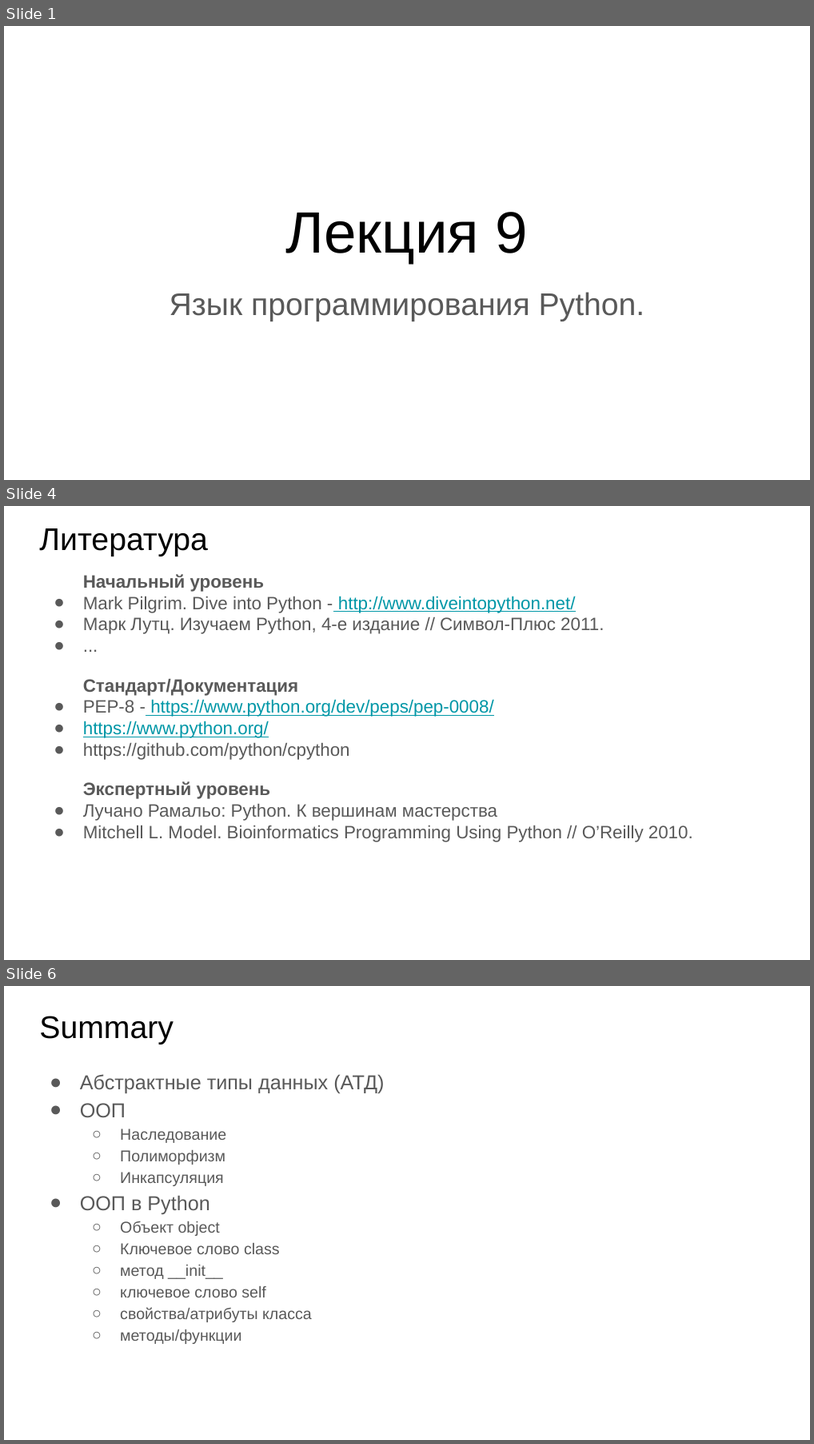
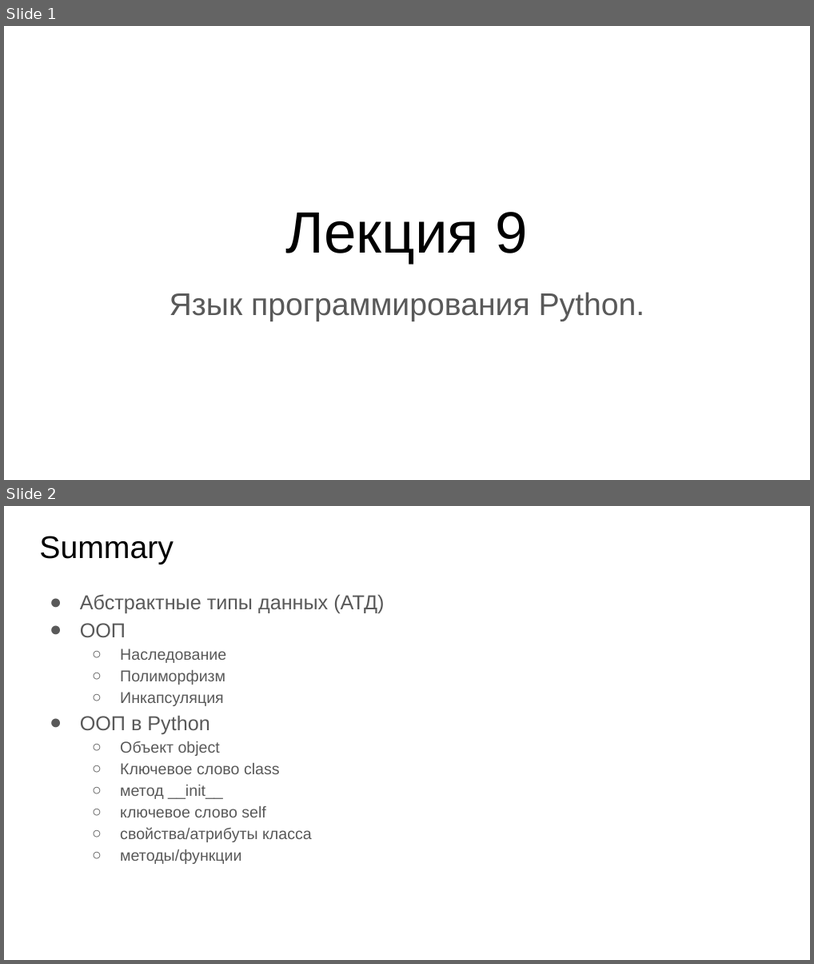
Before and after one commit to Daterdum/python-course, a slide deck: Lection 5/Лекция 5.pptx. Shown one above the other, each under a label of ours: slides 1, 4 and 6 before the commit, slides 1 and 2 after it; the slides between them are not shown. The pictures are 814x1444 and 814x964 pixels, drawn with LibreOffice and Linux fonts; fonts in the diff are those of the drawing. Boxes give left, top, right and bottom in pixels: in the first picture for what was removed or moved away, otherwise in the second. Text is boxed around its words. In the diff, an @@ line names an element or a change of style, - is before the commit and + after.

```diff
--- a/Lection 5/Лекция 5.pptx
+++ b/Lection 5/Лекция 5.pptx
@@ slide 4 removed at <box>4,506,810,960</box>, background #FFFFFF @@
@@ title removed at <box>39,528,208,556</box> @@
-Литература
@@ text removed at <box>83,574,694,842</box> @@
-Начальный уровень
-● Mark Pilgrim. Dive into Python - http://www.diveintopython.net/
-● Марк Лутц. Изучаем Python, 4-е издание // Символ-Плюс 2011.
-● ...
-Стандарт/Документация
-● PEP-8 - https://www.python.org/dev/peps/pep-0008/
-● https://www.python.org/
-● https://github.com/python/cpython
-Экспертный уровень
-● Лучано Рамальо: Python. К вершинам мастерства
-● Mitchell L. Model. Bioinformatics Programming Using Python // O’Reilly 2010.
@@ what was slide 6 is now slide 2 @@
```
Also in this commit, not shown: 1 slide changed, 7 other slides removed, 1 other file.
